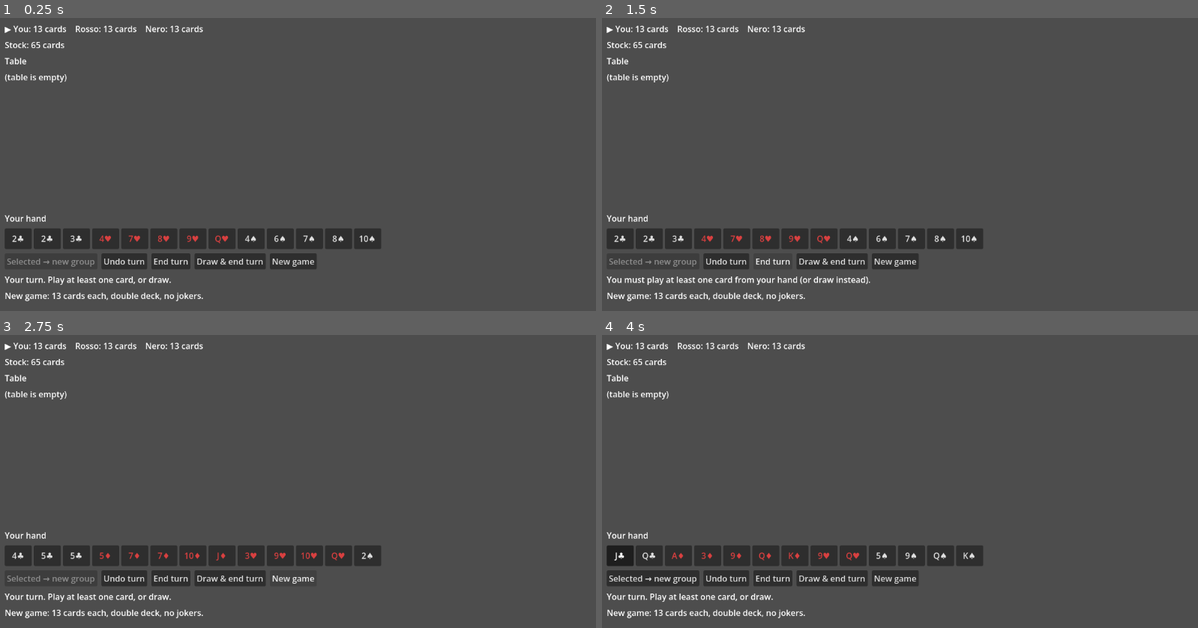
Above: before the commit, frames 1-4 (two rows, left to right).
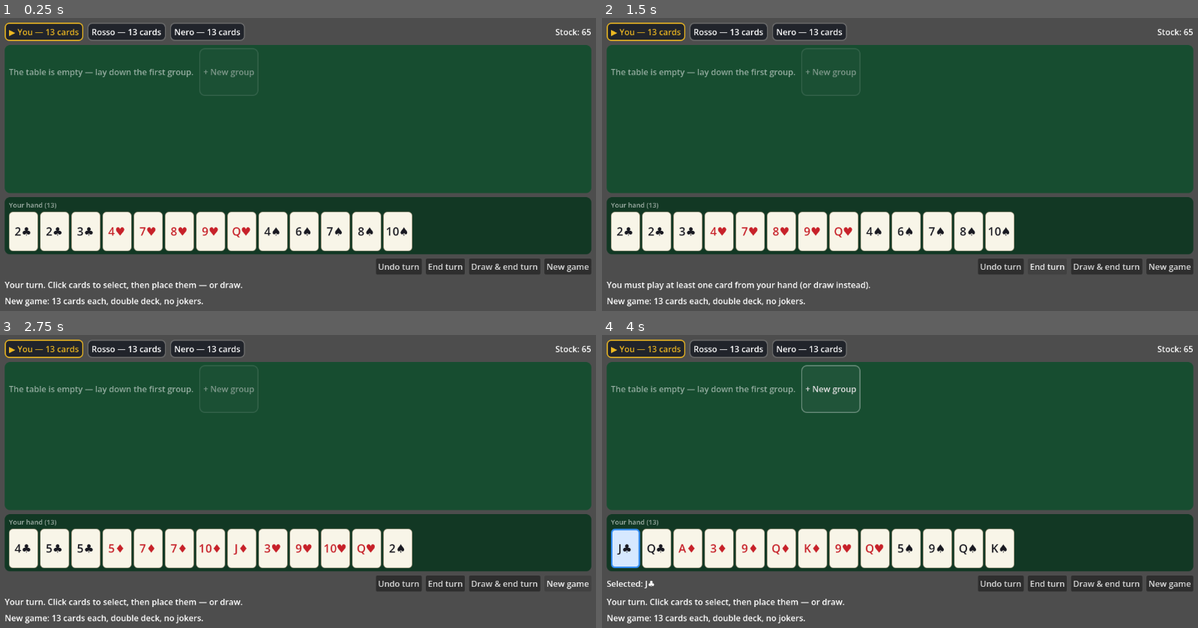
Above: after the commit, the same moments.

Repository: batsling/Machiavelli-Roguelike
Game: Godot game, scene res://scenes/main.tscn
Two runs of this game, one before a commit and one after it. Both use one fixed random seed, a clock stepped at 60 frames per second and the inputs below.
Inputs:
- Up to frame 1 (0.25 s): no input
- Up to frame 2 (1.5 s): click "Undo turn" at 0.5 s; click "End turn" at 1.25 s
- Up to frame 3 (2.75 s): click "New game" at 2 s
- Up to frame 4 (4 s): click "New game" at 2.75 s; click "J♣" at 3.5 s

The runs differ from the first frame. In frame 1, 76% of the frame differs, in the area x 0-100%, y 1-99%; in frame 2, 75%; in frame 3, 75%; in frame 4, 76%.

Commit message:
Add enemy table rearrangement, animated AI turns, and clearer table visuals
- GreedyAI now produces one move at a time (plan_move/apply_move) so the
  UI can show enemy plays as they happen; take_turn keeps the headless
  path for the smoke test.
- New AI move: borrow a card from a table group (when the group left
  behind stays valid) to complete a new meld with hand cards — enemies
  now rearrange the table like the player can.
- UI overhaul: card-styled buttons (ivory face, red/black pips, blue
  selection state), green-felt table panel, per-group panels outlined
  green/red by validity, a '+ New group' drop zone on the table, player
  chips with an active-turn marker, and a hand panel with card count.
- Enemy turns play out move by move with pauses; every card an enemy
  touches is highlighted gold until the next enemy acts, and the log
  narrates each move (lay down / lay off / takes X from the table).
- Guard AI coroutine against 'New game' pressed mid-enemy-turn via a
  game generation counter.

Co-Authored-By: Claude Fable 5 <noreply@anthropic.com>
Claude-Session: https://claude.ai/code/session_01BrpaDZ5q4o1gK8fZ1v6HD8

Diff:
--- a/scripts/greedy_ai.gd
+++ b/scripts/greedy_ai.gd
@@ -1,52 +1,92 @@
 class_name GreedyAI
 extends RefCounted
 
-## Baseline opponent AI. Greedy and table-blind on purpose:
-##  - lays down any complete meld it holds (largest first),
-##  - lays off single cards onto existing table melds,
-##  - never rearranges the table (that is the human's edge for now),
-##  - draws when it cannot play.
-## Deterministic given the same game state, so seeded games replay exactly.
+## Baseline opponent AI. Greedy and deterministic given the same game state,
+## so seeded games replay exactly.
+##
+## Moves are produced one at a time via plan_move() so the UI can show each
+## play as it happens; take_turn() drives a whole turn at once for headless
+## play and tests. In priority order the AI will:
+##  1. lay down any complete meld it holds (largest first),
+##  2. lay off single hand cards onto existing table melds,
+##  3. rearrange the table: borrow one card from a meld (only when the meld
+##     left behind is still valid) to complete a new meld with 2+ hand cards.
 
 static func take_turn(gm: GameManager) -> void:
 	var played_any := false
-	while _play_one(gm):
+	while true:
+		var move := plan_move(gm)
+		if move.is_empty():
+			break
+		apply_move(gm, move)
 		played_any = true
 	if not played_any:
 		gm.draw_and_end_turn()
 		return
 	var err := gm.commit_turn()
 	if err != "":
-		# Should be unreachable: the AI only stages hand-only, pre-validated
-		# melds. Fail safe by drawing rather than wedging the game.
+		# Should be unreachable: every planned move leaves the table valid.
+		# Fail safe by drawing rather than wedging the game.
 		push_warning("GreedyAI staged an illegal turn (%s); drawing instead." % err)
 		gm.draw_and_end_turn()
 
-## Stage a single play if one exists. Returns true if something was played.
-static func _play_one(gm: GameManager) -> bool:
+## Plan the next single move for the current player. Returns {} when no move
+## exists, otherwise a Dictionary with:
+##   cards: Array[Card]   every card that moves (from hand and/or table)
+##   dest:  CardSet|null  existing meld to extend, or null for a new group
+##   text:  String        human-readable description ("<name> " + text)
+static func plan_move(gm: GameManager) -> Dictionary:
 	var hand := gm.current_player().hand
-	var meld := _find_meld_in_hand(hand)
+	# 1. Complete meld straight from hand.
+	var meld := _find_meld(hand)
 	if not meld.is_empty():
-		gm.move_cards_to_new_meld(meld)
-		return true
-	# Single-card lay-off onto an existing meld.
+		return {"cards": meld, "dest": null,
+			"text": "lays down %s" % _cards_text(meld)}
+	# 2. Single-card lay-off onto an existing meld.
 	for c in hand:
 		for m in gm.board.melds:
 			var candidate: Array[Card] = m.cards.duplicate()
 			candidate.append(c)
 			if Rules.is_valid_meld(candidate):
 				var single: Array[Card] = [c]
-				gm.add_cards_to_meld(single, m)
-				return true
-	return false
+				return {"cards": single, "dest": m,
+					"text": "adds %s to %s" % [c.label(), _cards_text(m.cards)]}
+	# 3. Rearrange the table: borrow one card from a meld to finish a new meld
+	# together with hand cards. Only cards whose removal leaves a valid meld
+	# behind are candidates.
+	for m in gm.board.melds:
+		for t in m.cards:
+			var rest: Array[Card] = m.cards.duplicate()
+			rest.erase(t)
+			if not Rules.is_valid_meld(rest):
+				continue
+			var pool: Array[Card] = hand.duplicate()
+			pool.append(t)
+			var combo := _find_meld(pool)
+			if combo.is_empty():
+				continue
+			# Step 1 found no hand-only meld, so combo necessarily uses t and
+			# therefore plays at least two hand cards.
+			return {"cards": combo, "dest": null,
+				"text": "takes %s from the table to build %s" % [t.label(), _cards_text(combo)]}
+	return {}
 
-## Largest complete meld (set or run) that can be formed from hand cards alone.
+## Apply a move produced by plan_move() to the (staged) game state.
+static func apply_move(gm: GameManager, move: Dictionary) -> void:
+	var cards: Array[Card] = move["cards"]
+	var dest: CardSet = move["dest"]
+	if dest == null:
+		gm.move_cards_to_new_meld(cards)
+	else:
+		gm.add_cards_to_meld(cards, dest)
+
+## Largest complete meld (set or run) that can be formed from the given cards.
 ## Returns an empty array if none exists.
-static func _find_meld_in_hand(hand: Array[Card]) -> Array[Card]:
+static func _find_meld(pool: Array[Card]) -> Array[Card]:
 	var best: Array[Card] = []
 	# Sets: same rank, distinct suits (two decks mean duplicate suits exist).
 	var by_rank := {}
-	for c in hand:
+	for c in pool:
 		if not by_rank.has(c.rank):
 			by_rank[c.rank] = {}
 		var suits: Dictionary = by_rank[c.rank]
@@ -66,7 +106,7 @@
 	# Runs: per suit, dedupe ranks, treat the ace as rank 1 and rank 14, then
 	# take the longest chain of consecutive ranks.
 	var by_suit := {}
-	for c in hand:
+	for c in pool:
 		if not by_suit.has(c.suit):
 			by_suit[c.suit] = {}
 		var ranks: Dictionary = by_suit[c.suit]
@@ -90,3 +130,9 @@
 		if chain.size() > best.size() and Rules.is_valid_meld(chain):
 			best = chain.duplicate()
 	return best
+
+static func _cards_text(cards: Array[Card]) -> String:
+	var parts := PackedStringArray()
+	for c in Rules.display_order(cards):
+		parts.append(c.label())
+	return " ".join(parts)
--- a/scripts/main_ui.gd
+++ b/scripts/main_ui.gd
@@ -1,29 +1,55 @@
 extends Control
 
-## Minimal playable UI for vanilla Machiavelli, built entirely in code so the
-## scene file stays trivial.
+## Playable UI for vanilla Machiavelli, built entirely in code so the scene
+## file stays trivial.
 ##
 ## How to play: on your turn, click cards to select them — from your hand AND
-## from any meld on the table (rearranging the table is the heart of the game).
-## Then either press "Selected → new group" or a group's "+" button to move
-## them. The table only has to be valid when you press "End turn"; "Undo turn"
-## puts everything back. If you can't (or won't) play, "Draw & end turn".
-
-const AI_TURN_DELAY := 0.6
+## from any group on the table (rearranging the table is the heart of the
+## game). Selected cards lift and turn blue. Then click a group's "+" button
+## to move them there, or the "+ New group" zone to start a fresh group. The
+## table only has to be valid when you press "End turn"; "Undo turn" puts
+## everything back. If you can't (or won't) play, "Draw & end turn".
+##
+## Enemy turns play out visibly: each move the AI makes is applied one at a
+## time with a pause, and every card it touched stays highlighted in gold
+## until the next enemy acts — so you can see exactly what was laid down or
+## taken from the table.
+
+const AI_THINK_DELAY := 0.6
+const AI_MOVE_DELAY := 0.9
 const RED_SUITS := ["hearts", "diamonds"]
-const CARD_RED := Color(0.85, 0.25, 0.25)
+
+const COL_FELT := Color(0.09, 0.30, 0.19)
+const COL_FELT_DARK := Color(0.07, 0.22, 0.14)
+const COL_CARD_BG := Color(0.97, 0.96, 0.91)
+const COL_CARD_BORDER := Color(0.60, 0.56, 0.46)
+const COL_CARD_RED := Color(0.78, 0.13, 0.16)
+const COL_CARD_BLACK := Color(0.10, 0.10, 0.13)
+const COL_SELECT := Color(0.20, 0.55, 0.95)
+const COL_SELECT_BG := Color(0.84, 0.91, 1.0)
+const COL_HILITE := Color(0.93, 0.72, 0.13)
+const COL_HILITE_BG := Color(1.0, 0.94, 0.75)
+const COL_MELD_OK := Color(0.35, 0.75, 0.45)
+const COL_MELD_BAD := Color(0.92, 0.35, 0.30)
+const COL_CHIP_BG := Color(0.13, 0.14, 0.17)
+const COL_CHIP_ACTIVE := Color(0.93, 0.72, 0.13)
 
 var gm: GameManager
 var selected: Array[Card] = []
+var highlighted := {}  # Card -> true; cards the last enemy touched
 var ai_running := false
-
-var players_label: Label
+# Bumped on every new game so a suspended AI coroutine from the previous game
+# notices on resume and bails out instead of acting on the fresh state.
+var game_generation := 0
+
+var players_box: HBoxContainer
 var stock_label: Label
 var status_label: Label
 var log_box: RichTextLabel
-var board_box: VBoxContainer
+var board_flow: HFlowContainer
 var hand_box: HFlowContainer
-var new_meld_btn: Button
+var hand_title: Label
+var selection_label: Label
 var reset_btn: Button
 var end_turn_btn: Button
 var draw_btn: Button
@@ -40,11 +66,13 @@
 	_new_game()
 
 func _new_game() -> void:
+	game_generation += 1
 	selected.clear()
+	highlighted.clear()
 	ai_running = false
 	gm.setup(["You", "Rosso", "Nero"])
 	log_box.clear()
-	_set_status("Your turn. Play at least one card, or draw.")
+	_set_status("Your turn. Click cards to select, then place them — or draw.")
 	_log("New game: 13 cards each, double deck, no jokers.")
 	_refresh()
 
@@ -61,41 +89,55 @@
 	root.offset_bottom = -12
 	add_child(root)
 
-	players_label = Label.new()
-	root.add_child(players_label)
-
+	# Top bar: player chips + stock count.
+	var top_bar := HBoxContainer.new()
+	top_bar.add_theme_constant_override("separation", 8)
+	root.add_child(top_bar)
+	players_box = HBoxContainer.new()
+	players_box.add_theme_constant_override("separation", 8)
+	players_box.size_flags_horizontal = Control.SIZE_EXPAND_FILL
+	top_bar.add_child(players_box)
 	stock_label = Label.new()
-	root.add_child(stock_label)
-
-	var table_title := Label.new()
-	table_title.text = "Table"
-	root.add_child(table_title)
-
-	var board_scroll := ScrollContainer.new()
-	board_scroll.size_flags_vertical = Control.SIZE_EXPAND_FILL
-	root.add_child(board_scroll)
-	board_box = VBoxContainer.new()
-	board_box.size_flags_horizontal = Control.SIZE_EXPAND_FILL
-	board_box.add_theme_constant_override("separation", 4)
-	board_scroll.add_child(board_box)
-
-	var hand_title := Label.new()
-	hand_title.text = "Your hand"
-	root.add_child(hand_title)
-
+	top_bar.add_child(stock_label)
+
+	# Table: green felt panel holding a flow of meld panels.
+	var table_panel := PanelContainer.new()
+	table_panel.size_flags_vertical = Control.SIZE_EXPAND_FILL
+	table_panel.add_theme_stylebox_override("panel", _panel_style(COL_FELT, 10))
+	root.add_child(table_panel)
+	var table_scroll := ScrollContainer.new()
+	table_scroll.horizontal_scroll_mode = ScrollContainer.SCROLL_MODE_DISABLED
+	table_panel.add_child(table_scroll)
+	board_flow = HFlowContainer.new()
+	board_flow.size_flags_horizontal = Control.SIZE_EXPAND_FILL
+	board_flow.add_theme_constant_override("h_separation", 10)
+	board_flow.add_theme_constant_override("v_separation", 10)
+	table_scroll.add_child(board_flow)
+
+	# Hand: darker felt panel at the bottom.
+	var hand_panel := PanelContainer.new()
+	hand_panel.add_theme_stylebox_override("panel", _panel_style(COL_FELT_DARK, 10))
+	root.add_child(hand_panel)
+	var hand_col := VBoxContainer.new()
+	hand_col.add_theme_constant_override("separation", 4)
+	hand_panel.add_child(hand_col)
+	hand_title = Label.new()
+	hand_title.add_theme_font_size_override("font_size", 13)
+	hand_title.add_theme_color_override("font_color", Color(1, 1, 1, 0.6))
+	hand_col.add_child(hand_title)
 	hand_box = HFlowContainer.new()
 	hand_box.add_theme_constant_override("h_separation", 4)
 	hand_box.add_theme_constant_override("v_separation", 4)
-	root.add_child(hand_box)
-
+	hand_col.add_child(hand_box)
+
+	# Action row.
 	var actions := HBoxContainer.new()
 	actions.add_theme_constant_override("separation", 8)
 	root.add_child(actions)
 
-	new_meld_btn = Button.new()
-	new_meld_btn.text = "Selected → new group"
-	new_meld_btn.pressed.connect(_on_new_meld_pressed)
-	actions.add_child(new_meld_btn)
+	selection_label = Label.new()
+	selection_label.size_flags_horizontal = Control.SIZE_EXPAND_FILL
+	actions.add_child(selection_label)
 
 	reset_btn = Button.new()
 	reset_btn.text = "Undo turn"
@@ -122,7 +164,7 @@
 	root.add_child(status_label)
 
 	log_box = RichTextLabel.new()
-	log_box.custom_minimum_size = Vector2(0, 110)
+	log_box.custom_minimum_size = Vector2(0, 100)
 	log_box.scroll_following = true
 	log_box.fit_content = false
 	root.add_child(log_box)
@@ -137,63 +179,166 @@
 	_refresh_buttons()
 
 func _refresh_players() -> void:
-	var parts := PackedStringArray()
+	_clear_children(players_box)
 	for p in gm.players:
-		var marker := ""
-		if p == gm.current_player() and not gm.is_game_over:
-			marker = "▶ "
-		parts.append("%s%s: %d cards" % [marker, p.display_name, p.hand.size()])
-	players_label.text = "    ".join(parts)
-	stock_label.text = "Stock: %d cards" % gm.deck.size()
+		players_box.add_child(_make_player_chip(p))
+	stock_label.text = "Stock: %d" % gm.deck.size()
+
+func _make_player_chip(p: PlayerState) -> PanelContainer:
+	var is_current: bool = p == gm.current_player() and not gm.is_game_over
+	var chip := PanelContainer.new()
+	var sb := _panel_style(COL_CHIP_BG, 8)
+	sb.border_color = COL_CHIP_ACTIVE if is_current else Color(1, 1, 1, 0.15)
+	sb.set_border_width_all(2)
+	chip.add_theme_stylebox_override("panel", sb)
+	var lbl := Label.new()
+	var marker := "▶ " if is_current else ""
+	lbl.text = "%s%s — %d cards" % [marker, p.display_name, p.hand.size()]
+	if is_current:
+		lbl.add_theme_color_override("font_color", COL_CHIP_ACTIVE)
+	chip.add_child(lbl)
+	return chip
 
 func _refresh_board() -> void:
-	_clear_children(board_box)
+	_clear_children(board_flow)
 	if gm.board.melds.is_empty():
 		var empty := Label.new()
-		empty.text = "(table is empty)"
-		board_box.add_child(empty)
-		return
+		empty.text = "The table is empty — lay down the first group."
+		empty.add_theme_color_override("font_color", Color(1, 1, 1, 0.55))
+		board_flow.add_child(empty)
 	for meld in gm.board.melds:
-		var row := HBoxContainer.new()
-		row.add_theme_constant_override("separation", 4)
-		var add_btn := Button.new()
-		add_btn.text = "+"
-		add_btn.tooltip_text = "Move selected cards into this group"
-		add_btn.disabled = selected.is_empty() or not _is_human_turn()
-		add_btn.pressed.connect(_on_add_to_meld_pressed.bind(meld))
-		row.add_child(add_btn)
-		for c in Rules.display_order(meld.cards):
-			row.add_child(_make_card_button(c))
-		var validity := Label.new()
-		validity.text = "✓" if meld.is_valid() else "✗"
-		row.add_child(validity)
-		board_box.add_child(row)
+		board_flow.add_child(_make_meld_panel(meld))
+	board_flow.add_child(_make_new_group_zone())
+
+func _make_meld_panel(meld: CardSet) -> PanelContainer:
+	var panel := PanelContainer.new()
+	var valid := meld.is_valid()
+	var sb := _panel_style(Color(1, 1, 1, 0.06), 10)
+	sb.border_color = COL_MELD_OK if valid else COL_MELD_BAD
+	sb.set_border_width_all(2)
+	panel.add_theme_stylebox_override("panel", sb)
+	if not valid:
+		panel.tooltip_text = "Not a valid group yet — fix it before ending your turn."
+	var row := HBoxContainer.new()
+	row.add_theme_constant_override("separation", 4)
+	panel.add_child(row)
+	for c in Rules.display_order(meld.cards):
+		row.add_child(_make_card_button(c))
+	var add_btn := Button.new()
+	add_btn.text = "+"
+	add_btn.tooltip_text = "Move selected cards into this group"
+	add_btn.custom_minimum_size = Vector2(34, 76)
+	add_btn.disabled = selected.is_empty() or not _is_human_turn()
+	add_btn.pressed.connect(_on_add_to_meld_pressed.bind(meld))
+	row.add_child(add_btn)
+	return panel
+
+func _make_new_group_zone() -> Button:
+	var zone := Button.new()
+	zone.text = "+ New group"
+	zone.tooltip_text = "Move selected cards into a brand-new group"
+	zone.custom_minimum_size = Vector2(110, 92)
+	zone.disabled = selected.is_empty() or not _is_human_turn()
+	zone.focus_mode = Control.FOCUS_NONE
+	var sb := _panel_style(Color(1, 1, 1, 0.04), 10)
+	sb.border_color = Color(1, 1, 1, 0.35)
+	sb.set_border_width_all(2)
+	zone.add_theme_stylebox_override("normal", sb)
+	zone.add_theme_stylebox_override("hover", _hover_variant(sb))
+	zone.add_theme_stylebox_override("pressed", sb)
+	var sb_off := _panel_style(Color(1, 1, 1, 0.02), 10)
+	sb_off.border_color = Color(1, 1, 1, 0.12)
+	sb_off.set_border_width_all(2)
+	zone.add_theme_stylebox_override("disabled", sb_off)
+	zone.pressed.connect(_on_new_meld_pressed)
+	return zone
 
 func _refresh_hand() -> void:
 	_clear_children(hand_box)
-	for c in Rules.display_order(gm.players[0].hand):
+	var hand := gm.players[0].hand
+	hand_title.text = "Your hand (%d)" % hand.size()
+	for c in Rules.display_order(hand):
 		hand_box.add_child(_make_card_button(c))
 
 func _refresh_buttons() -> void:
 	var human_turn := _is_human_turn()
-	new_meld_btn.disabled = not human_turn or selected.is_empty()
 	reset_btn.disabled = not human_turn
 	end_turn_btn.disabled = not human_turn
 	draw_btn.disabled = not human_turn
+	if selected.is_empty():
+		selection_label.text = ""
+	else:
+		var parts := PackedStringArray()
+		for c in Rules.display_order(selected):
+			parts.append(c.label())
+		selection_label.text = "Selected: %s" % " ".join(parts)
+
+# --- Card rendering -------------------------------------------------------------
 
 func _make_card_button(c: Card) -> Button:
 	var b := Button.new()
 	b.toggle_mode = true
 	b.text = c.label()
 	b.button_pressed = selected.has(c)
-	b.custom_minimum_size = Vector2(52, 40)
+	b.custom_minimum_size = Vector2(56, 76)
 	b.disabled = not _is_human_turn()
-	if RED_SUITS.has(c.suit):
-		b.add_theme_color_override("font_color", CARD_RED)
-		b.add_theme_color_override("font_pressed_color", CARD_RED)
-		b.add_theme_color_override("font_hover_color", CARD_RED)
+	b.add_theme_font_size_override("font_size", 22)
+	b.focus_mode = Control.FOCUS_NONE
+
+	var font_col := COL_CARD_RED if RED_SUITS.has(c.suit) else COL_CARD_BLACK
+	for state in ["font_color", "font_pressed_color", "font_hover_color",
+			"font_hover_pressed_color", "font_focus_color"]:
+		b.add_theme_color_override(state, font_col)
+	b.add_theme_color_override("font_disabled_color", Color(font_col, 0.75))
+
+	var bg := COL_CARD_BG
+	var border := COL_CARD_BORDER
+	var border_w := 1
+	if highlighted.has(c):
+		bg = COL_HILITE_BG
+		border = COL_HILITE
+		border_w = 3
+	if selected.has(c):
+		bg = COL_SELECT_BG
+		border = COL_SELECT
+		border_w = 3
+	var style := _card_style(bg, border, border_w)
+	for state in ["normal", "pressed", "disabled"]:
+		b.add_theme_stylebox_override(state, style)
+	b.add_theme_stylebox_override("hover", _card_style(bg, COL_SELECT, maxi(border_w, 2)))
+	b.add_theme_stylebox_override("hover_pressed", _card_style(bg, border, border_w))
+
 	b.toggled.connect(_on_card_toggled.bind(c))
 	return b
+
+func _card_style(bg: Color, border: Color, width: int) -> StyleBoxFlat:
+	var sb := StyleBoxFlat.new()
+	sb.bg_color = bg
+	sb.border_color = border
+	sb.set_border_width_all(width)
+	sb.set_corner_radius_all(7)
+	sb.content_margin_left = 4
+	sb.content_margin_right = 4
+	sb.content_margin_top = 4
+	sb.content_margin_bottom = 4
+	return sb
+
+func _panel_style(bg: Color, radius: int) -> StyleBoxFlat:
+	var sb := StyleBoxFlat.new()
+	sb.bg_color = bg
+	sb.set_corner_radius_all(radius)
+	sb.content_margin_left = 8
+	sb.content_margin_right = 8
+	sb.content_margin_top = 6
+	sb.content_margin_bottom = 6
+	return sb
+
+func _hover_variant(sb: StyleBoxFlat) -> StyleBoxFlat:
+	var out: StyleBoxFlat = sb.duplicate()
+	out.bg_color = Color(out.bg_color.r, out.bg_color.g, out.bg_color.b,
+		minf(out.bg_color.a + 0.06, 1.0))
+	out.border_color = Color(1, 1, 1, 0.6)
+	return out
 
 func _clear_children(node: Node) -> void:
 	for child in node.get_children():
@@ -279,18 +424,49 @@
 
 # --- AI driving ----------------------------------------------------------------
 
+## Play out every queued enemy turn, one visible move at a time. Each move is
+## staged through the same engine calls the human uses, refreshed on screen,
+## and its cards highlighted in gold; the highlight persists until the next
+## enemy starts acting (or a new game begins).
 func _run_ai_turns() -> void:
 	if ai_running or gm.is_game_over:
 		return
 	ai_running = true
+	var gen := game_generation
 	_refresh()
 	while not gm.is_game_over and gm.current_player().is_opponent:
-		await get_tree().create_timer(AI_TURN_DELAY).timeout
-		GreedyAI.take_turn(gm)
+		var enemy := gm.current_player()
+		highlighted.clear()
+		_set_status("%s is thinking…" % enemy.display_name)
+		_refresh()
+		await get_tree().create_timer(AI_THINK_DELAY).timeout
+		if gen != game_generation:
+			return
+		var played_any := false
+		while true:
+			var move: Dictionary = GreedyAI.plan_move(gm)
+			if move.is_empty():
+				break
+			GreedyAI.apply_move(gm, move)
+			played_any = true
+			for c in move["cards"]:
+				highlighted[c] = true
+			_log("%s %s." % [enemy.display_name, move["text"]])
+			_refresh()
+			await get_tree().create_timer(AI_MOVE_DELAY).timeout
+			if gen != game_generation:
+				return
+		if played_any:
+			var err := gm.commit_turn()
+			if err != "":
+				push_warning("AI staged an illegal turn (%s); drawing instead." % err)
+				gm.draw_and_end_turn()
+		else:
+			gm.draw_and_end_turn()
 		_refresh()
 	ai_running = false
 	if not gm.is_game_over:
-		_set_status("Your turn. Play at least one card, or draw.")
+		_set_status("Your turn. Click cards (hand or table) to select, then click a group's + or “+ New group”.")
 	_refresh()
 
 # --- Misc ----------------------------------------------------------------------
Not shown, changed: README.md
